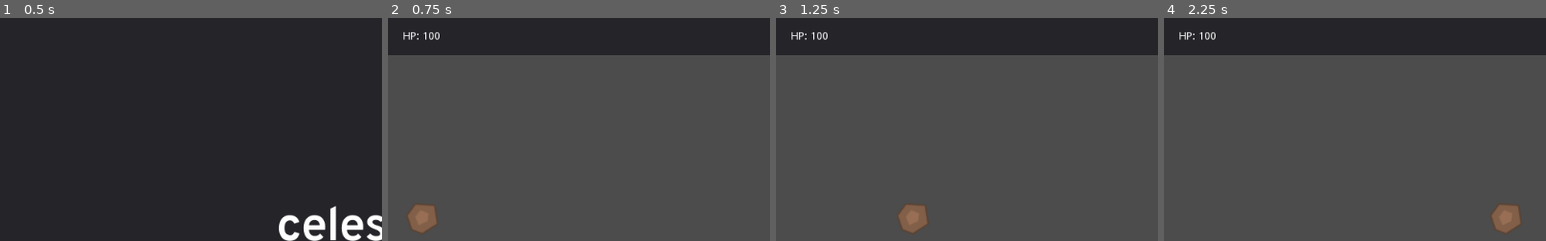
Above: before the commit, frames 1-4 (left to right).
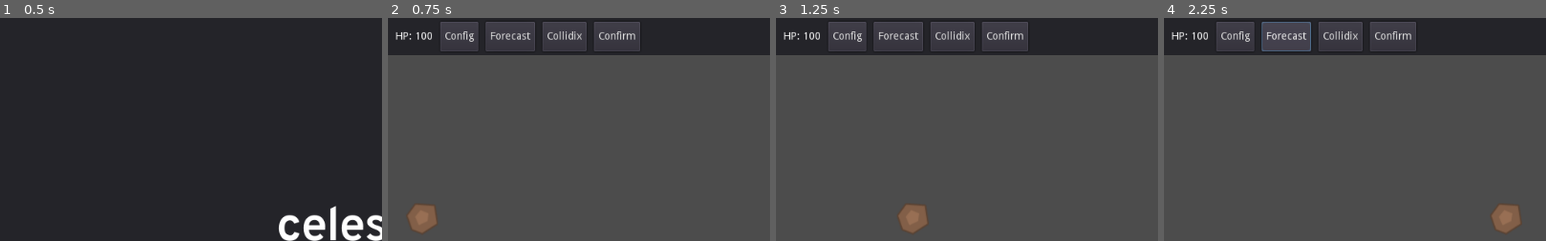
Above: after the commit, the same moments.

Repository: DrgnInventor/celestiarc
Game: Godot game, scene res://scenes/MainMenu.tscn
The game is run twice, just before and just after one commit, with the same random seed, the same clock (stepped at 60 frames per second) and the same inputs.
Inputs (mouse positions are % of the whole screen's width and height, from its top left):
- Up to frame 1 (0.5 s): no input
- Up to frame 2 (0.75 s): click "Play" at 0.5 s
- Up to frame 3 (1.25 s): no input
- Up to frame 4 (2.25 s): click (9, 4) at 1.25 s, where only the run after the commit has a clickable "Config"; click (16, 4) at 2 s, where only the run after the commit has a clickable "Forecast"
The pictures show only the part of the screen within x 0-50%, y 0-50%; the shares and areas given below are measured in that part.

Frame 1 is identical in both runs. In frame 2, 4.3% of the frame differs, in the area x 2-66%, y 1-15%; in frame 3, 4.3%; in frame 4, 4.9%.

Commit message:
Insert buttons

Diff:
--- a/scenes/HUD.tscn
+++ b/scenes/HUD.tscn
@@ -17,11 +17,47 @@
 "_edit_use_anchors_": false
 }
 
-[node name="HpLabel" type="Label" parent="Panel"]
+[node name="HBoxContainer" type="HBoxContainer" parent="Panel"]
 anchor_top = 0.5
 anchor_bottom = 0.5
-margin_left = 20.0
-margin_top = -7.0
-margin_right = 82.0
-margin_bottom = 7.0
+margin_left = 10.0
+margin_top = -20.0
+margin_right = 304.0
+margin_bottom = 20.0
+custom_constants/separation = 10
+__meta__ = {
+"_edit_use_anchors_": false
+}
+
+[node name="HpLabel" type="Label" parent="Panel/HBoxContainer"]
+margin_top = 13.0
+margin_right = 50.0
+margin_bottom = 27.0
 text = "HP: XXX"
+
+[node name="ConfigButton" type="Button" parent="Panel/HBoxContainer"]
+margin_left = 60.0
+margin_right = 111.0
+margin_bottom = 40.0
+text = "Config"
+
+[node name="ForecastButton" type="Button" parent="Panel/HBoxContainer"]
+margin_left = 121.0
+margin_right = 187.0
+margin_bottom = 40.0
+text = "Forecast"
+
+[node name="CollidixButton" type="Button" parent="Panel/HBoxContainer"]
+margin_left = 197.0
+margin_right = 256.0
+margin_bottom = 40.0
+text = "Collidix"
+
+[node name="ConfirmButton" type="Button" parent="Panel/HBoxContainer"]
+margin_left = 266.0
+margin_right = 328.0
+margin_bottom = 40.0
+text = "Confirm"
+__meta__ = {
+"_edit_use_anchors_": false
+}
--- a/scripts/HUD.gd
+++ b/scripts/HUD.gd
@@ -1,6 +1,6 @@
 extends Control
 
-onready var hp_label = $Panel/HpLabel
+onready var hp_label = $Panel/HBoxContainer/HpLabel
 
 
 func set_hp_label(hp: int) -> void:
